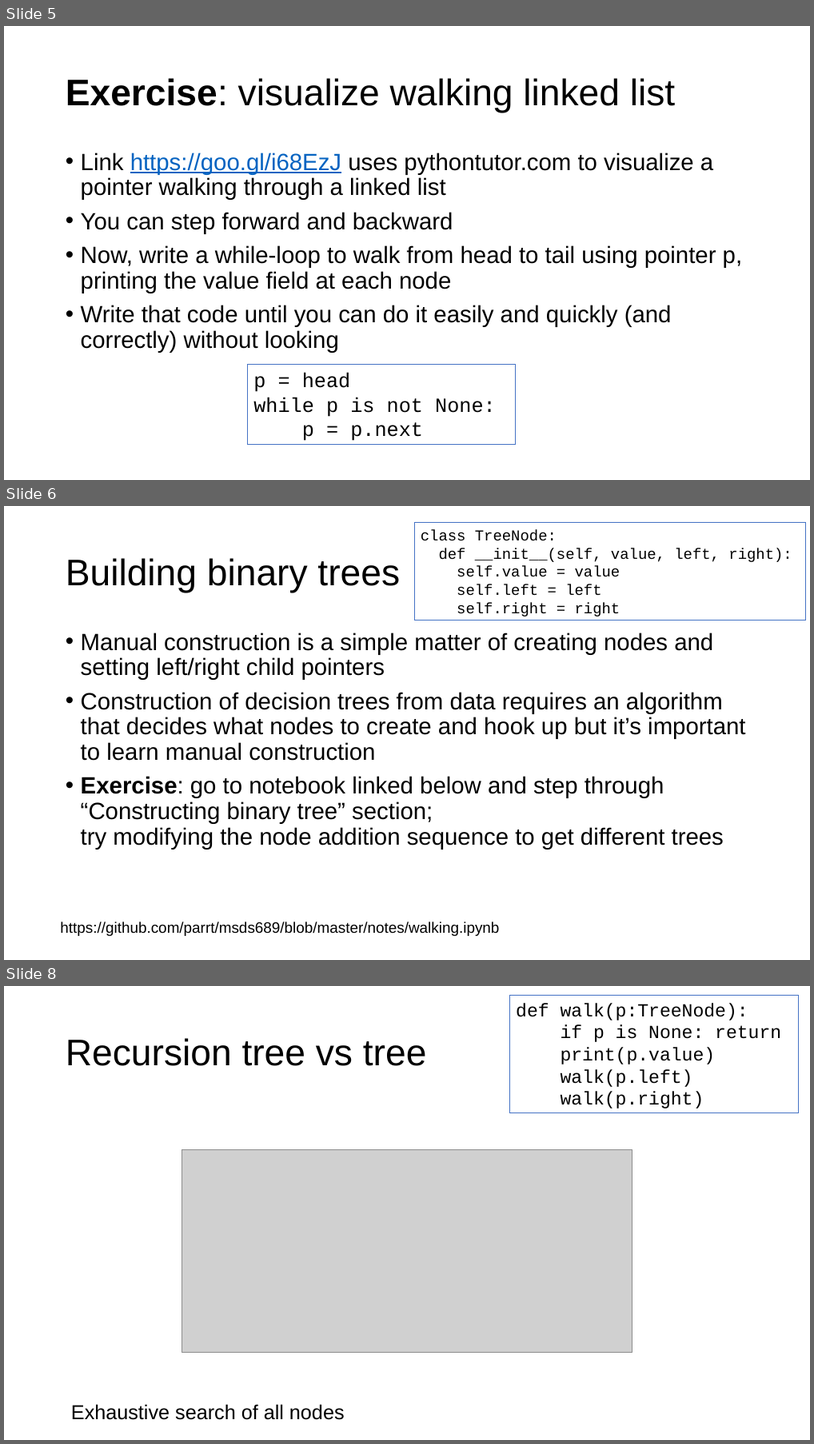
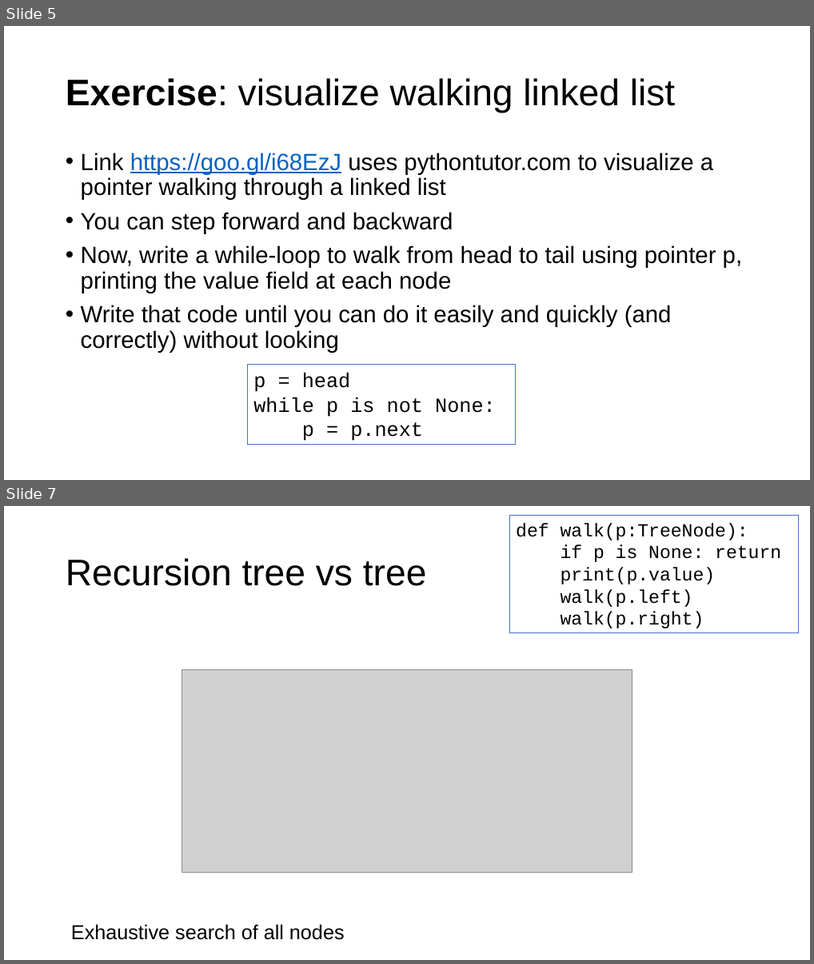
Before and after one commit to parrt/msds689, a slide deck: notes/walking-structures.pptx. Shown one above the other, each under a label of ours: slides 5, 6 and 8 before the commit, slides 5 and 7 after it; the slides between them are not shown. The pictures are 814x1444 and 814x964 pixels, drawn with LibreOffice and Linux fonts; fonts in the diff are those of the drawing; grey boxes stand for pictures; background and template pictures are left out. Boxes give left, top, right and bottom in pixels: in the first picture for what was removed or moved away, otherwise in the second. Text is boxed around its words. In the diff, an @@ line names an element or a change of style, - is before the commit and + after.

```diff
--- a/notes/walking-structures.pptx
+++ b/notes/walking-structures.pptx
@@ slide 6 removed at [4,506,810,960], background #FFFFFF @@
@@ rectangle removed at [414,523,806,621] @@
-class TreeNode:
-def __init__(self, value, left, right):
-self.value = value
-self.left = left
-self.right = right
@@ title removed at [66,558,400,593] @@
-Building binary trees
@@ text removed at [81,632,746,849] @@
-• Manual construction is a simple matter of creating nodes and setting left/right child pointers
-• Construction of decision trees from data requires an algorithm that decides what nodes to create and hook up but it’s important to learn manual construction
-• Exercise: go to notebook linked below and step through “Constructing binary tree” section;
-  try modifying the node addition sequence to get different trees
@@ text removed at [60,921,499,936] @@
-https://github.com/parrt/msds689/blob/master/notes/walking.ipynb
@@ what was slide 8 is now slide 7 @@
```
Also in this commit, not shown: 5 slides changed, 1 other slide removed, 4 other files.
